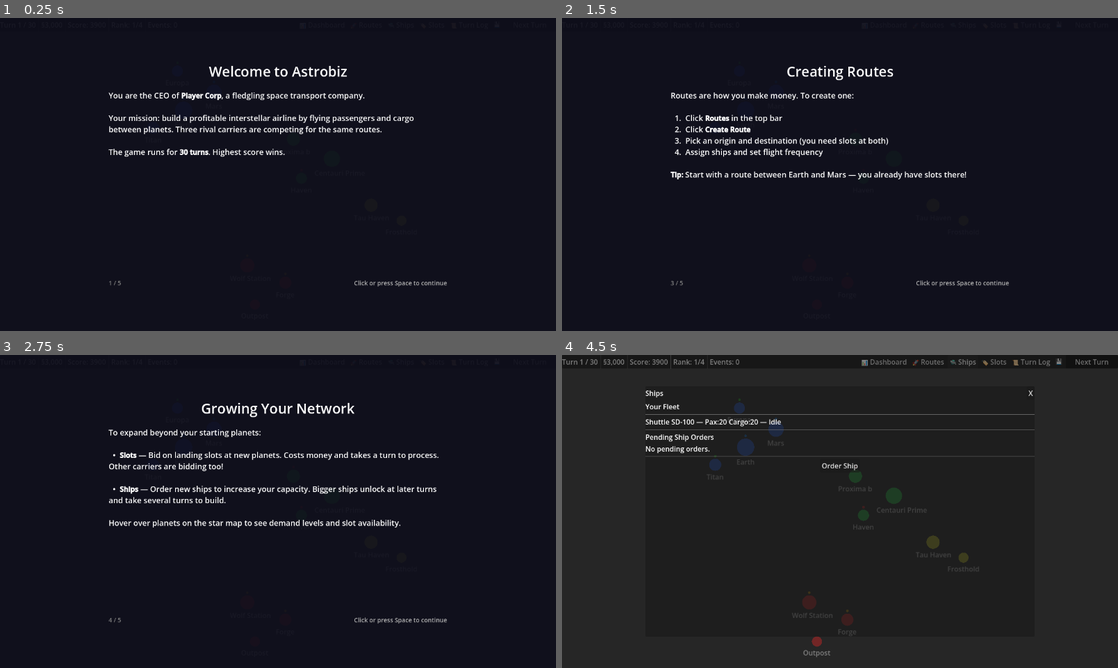
Above: before the commit, frames 1-4 (two rows, left to right).
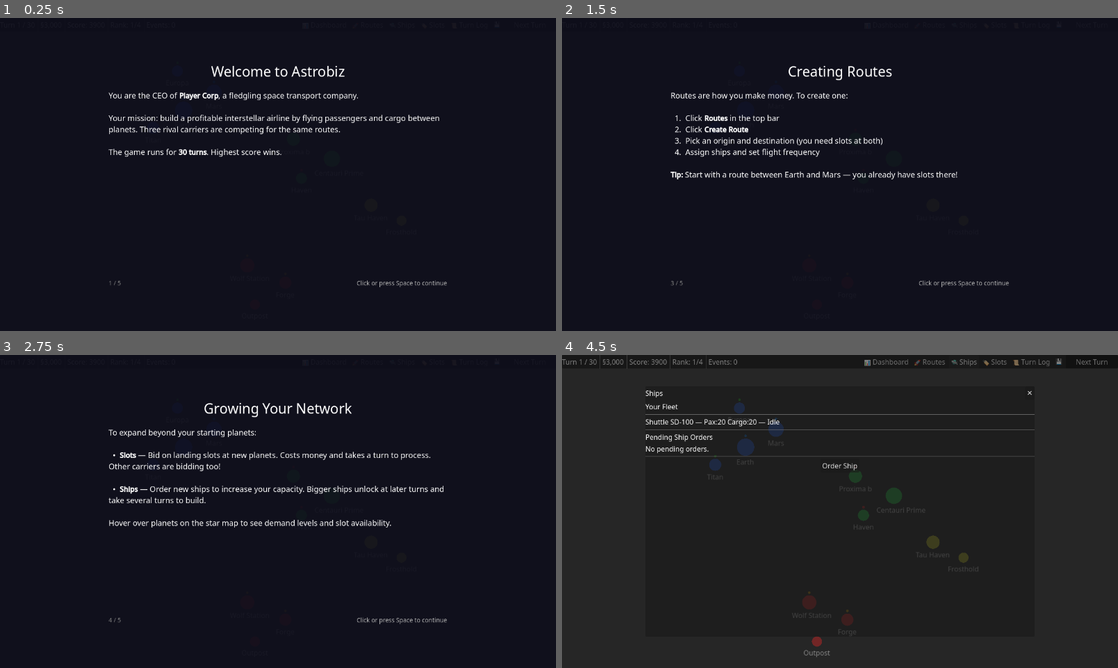
Above: after the commit, the same moments.

Repository: upta/gamedev-tv-jam-2026
Game: Godot game, scene res://bootstrap/app_root.tscn
Same seed, same stepped clock (60 frames per second), same inputs: the game is played once before the commit and once after it.
Inputs:
- Up to frame 1 (0.25 s): no input
- Up to frame 2 (1.5 s): click "Next Turn" at 0.5 s; click "Next Turn" at 1.25 s
- Up to frame 3 (2.75 s): click "📊 Dashboard" at 2 s
- Up to frame 4 (4.5 s): click "🚀 Routes" at 2.75 s; click "Start Playing" at 3.5 s; click "🛸 Ships" at 4.25 s

The runs differ from the first frame. In frame 1, 2.8% of the frame differs, in the area x 19-81%, y 15-86%; in frame 2, 2.5%; in frame 3, 3.3%; in frame 4, 1.2%.

Commit message:
feat: bundle Noto Sans font for Unicode support in web exports
Add NotoSans-Regular.ttf and NotoSans-Bold.ttf as the project default
font. This fixes broken Unicode glyphs (arrows, close buttons, etc.) in
web exports where Godot's built-in font lacks extended character support.

- Set gui/theme/custom_font in project.godot
- Revert close button back to proper Unicode glyph
- Include .import files for CI compatibility

Co-authored-by: Copilot <223556219+Copilot@users.noreply.github.com>

Diff:
--- a/src/game/ui/modal_dialog.tscn
+++ b/src/game/ui/modal_dialog.tscn
@@ -44,7 +44,7 @@
 
 [node name="CloseButton" type="Button" parent="Panel/VBoxContainer/TitleBar"]
 layout_mode = 2
-text = "X"
+text = "✕"
 
 [node name="ContentContainer" type="MarginContainer" parent="Panel/VBoxContainer"]
 layout_mode = 2
--- a/src/project.godot
+++ b/src/project.godot
@@ -19,6 +19,10 @@
 window/size/viewport_width=1280
 window/size/viewport_height=720
 
+[gui]
+
+theme/custom_font="res://assets/fonts/NotoSans-Regular.ttf"
+
 [dotnet]
 
 project/assembly_name="My Prototype"
Binary file added: src/assets/fonts/NotoSans-Bold.ttf
Not shown, added: src/assets/fonts/NotoSans-Bold.ttf.import
Binary file added: src/assets/fonts/NotoSans-Regular.ttf
Not shown, added: src/assets/fonts/NotoSans-Regular.ttf.import
